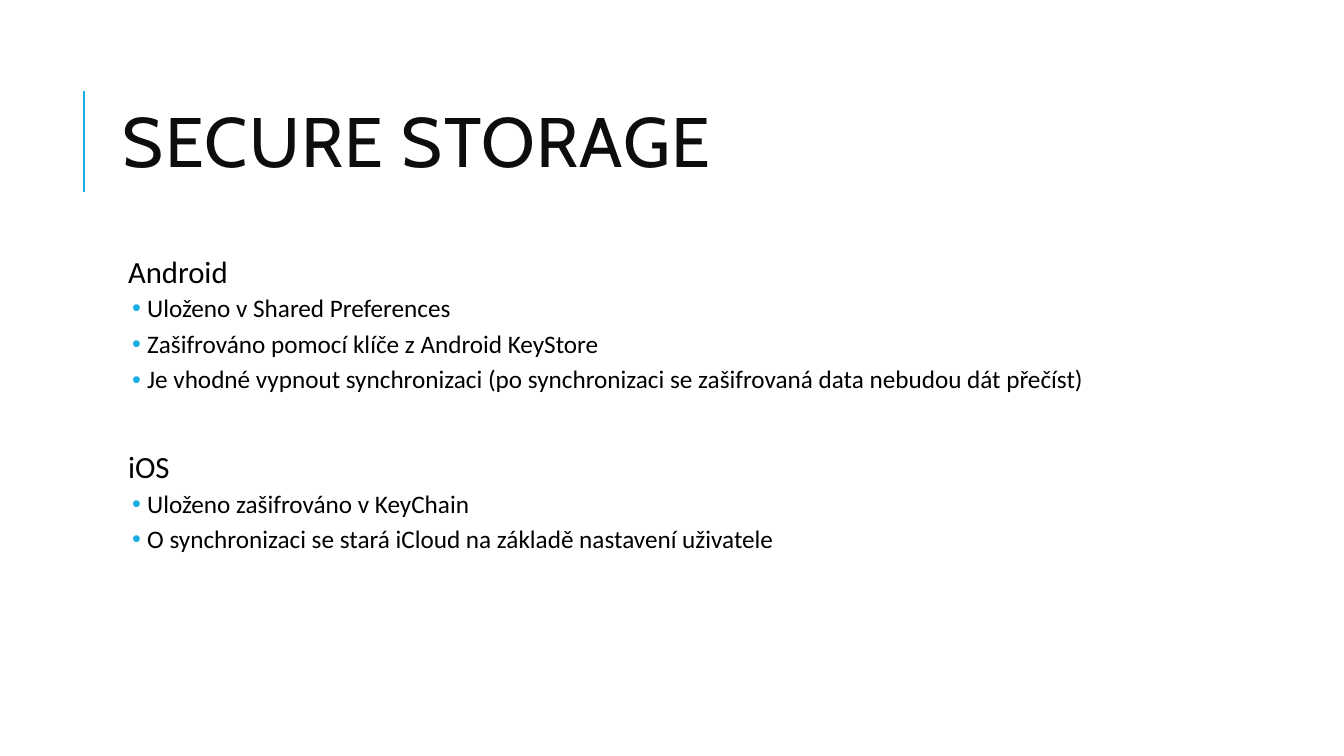
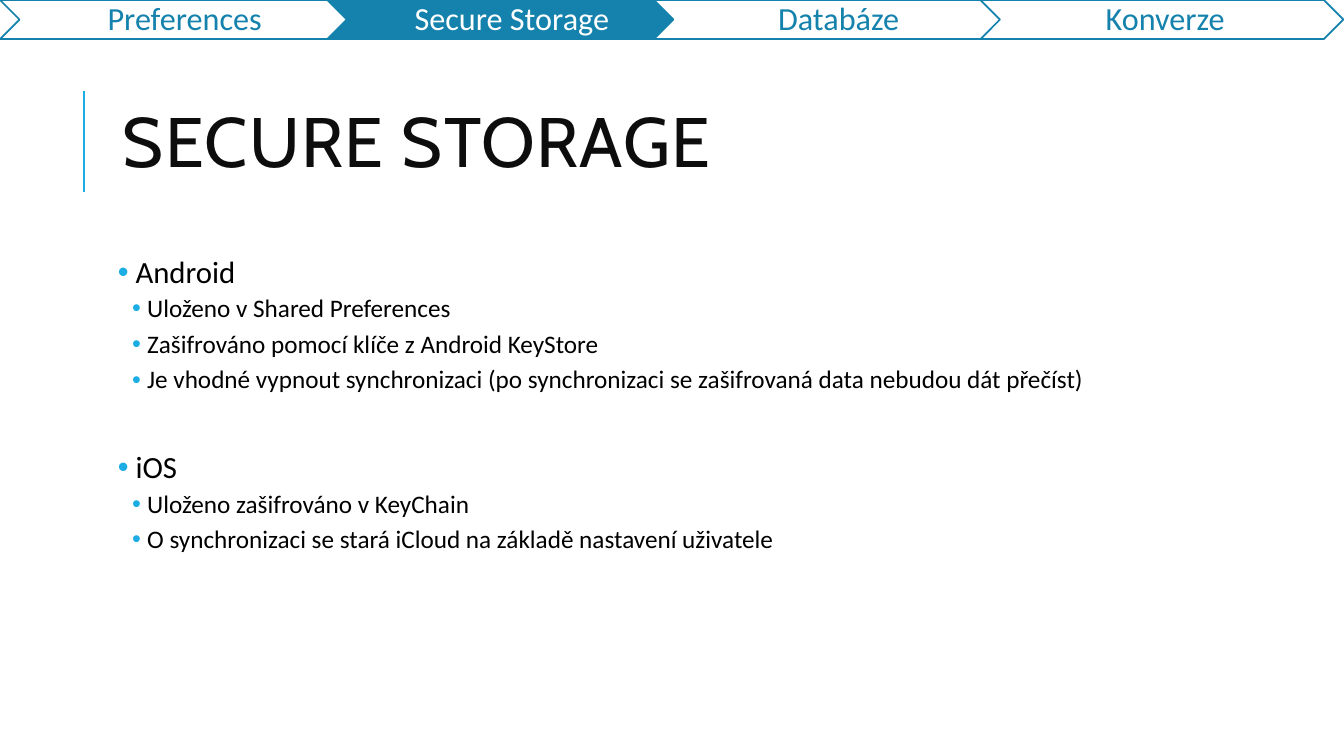
Before and after one commit to jasho/pv239-maui, a slide deck: slide 8 of 05_Storage/PV239-Xamarin-05_Storage.pptx (slide 6 before the commit). Drawn at 1344x756 pixels with LibreOffice and Linux fonts; fonts in the diff are those of the drawing. Boxes give left, top, right and bottom in pixels: in the first picture for what was removed or moved away, otherwise in the second. Text is boxed around its words. In the diff, an @@ line names an element or a change of style, - is before the commit and + after.

```diff
--- a/05_Storage/PV239-Xamarin-05_Storage.pptx
+++ b/05_Storage/PV239-Xamarin-05_Storage.pptx
@@ group added at [0,0,1344,39]: 4 chevrons, 4 texts @@
+Preferences
+Secure Storage
+Databáze
+Konverze
@@ text at [136,261,236,479]: bullet   to • @@
```
Also in this commit, not shown: 6 other slides changed, 8 slides added, 3 slides removed, 1 other file.
